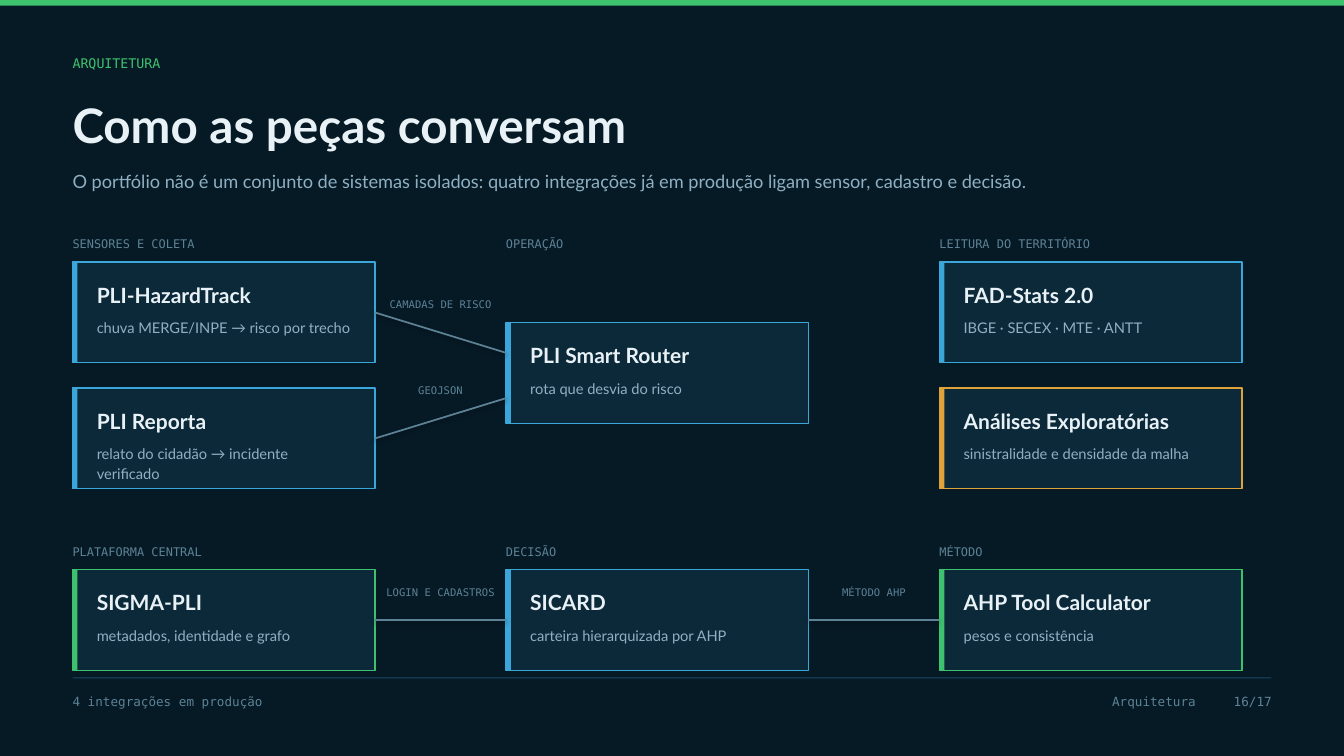
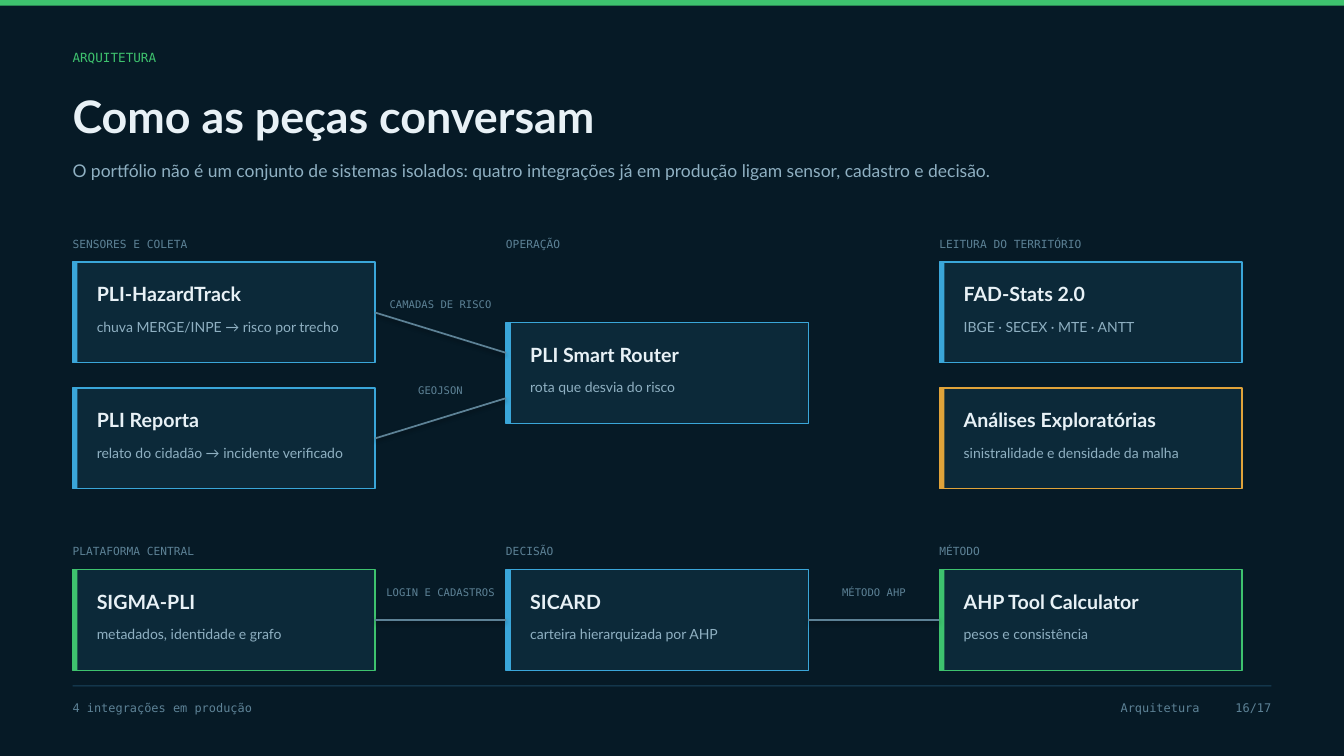
Before and after one commit to vpcapanema/pli-hub, a slide deck: slide 16 of apresentacao/pli-hub-apresentacao.pptx. Drawn at 1344x756 pixels with LibreOffice and Linux fonts; fonts in the diff are those of the drawing. Boxes give left, top, right and bottom in pixels: in the first picture for what was removed or moved away, otherwise in the second. Text is boxed around its words. In the diff, an @@ line names an element or a change of style, - is before the commit and + after.

```diff
--- a/apresentacao/pli-hub-apresentacao.pptx
+++ b/apresentacao/pli-hub-apresentacao.pptx
@@ text "ARQUITETURA" at [73,52,157,64]: size 9.5 to 9 pt @@
@@ text "Como as peças conversam": place and size @@
-text "Como as peças conversam" at [73,108,626,152]
+text "Como as peças conversam" at [73,100,594,141]
@@ text "Como as peças conversam" at [73,100,594,141]: size 34 to 32 pt @@
@@ text "O portfólio não é um ...": place and size @@
-text "O portfólio não é um ..." at [73,174,1026,192]
+text "O portfólio não é um ..." at [73,164,990,180]
@@ text "O portfólio não é um ..." at [73,164,990,180]: size 13 to 12.5 pt @@
@@ size 10.5 to 10 pt in 8 elements at [97,321,339,335], [97,447,343,458], [530,382,675,395], [964,322,1135,332], [97,628,282,642], [530,628,718,642], [964,629,1088,641], [964,447,1178,458] @@
@@ size 8.5 to 8 pt in 6 elements at [73,240,188,248], [506,240,560,250], [939,240,1082,248], [73,547,194,555], [506,547,553,555], [939,547,980,555] @@
@@ size 15 to 14 pt in 8 elements at [97,286,241,301], [97,413,199,431], [530,347,679,362], [964,286,1085,301], [964,412,1156,431], [97,594,196,609], [530,594,601,609], [964,594,1139,609] @@
@@ rectangle: place and size @@
-rectangle at [73,678,1271,679]
+rectangle at [73,686,1271,687]
@@ text "4 integrações em produção": place and size @@
-text "4 integrações em produção" at [73,696,263,709]
+text "4 integrações em produção" at [73,703,252,715]
@@ text "4 integrações em produção" at [73,703,252,715]: size 9 to 8.5 pt @@
@@ text "Arquitetura 16/17": place and size @@
-text "Arquitetura 16/17" at [1112,696,1272,709]
+text "Arquitetura 16/17" at [1121,703,1271,715]
@@ text "Arquitetura 16/17" at [1121,703,1271,715]: size 9 to 8.5 pt @@
```
Also in this commit, not shown: 16 other slides changed, 15 other files.
